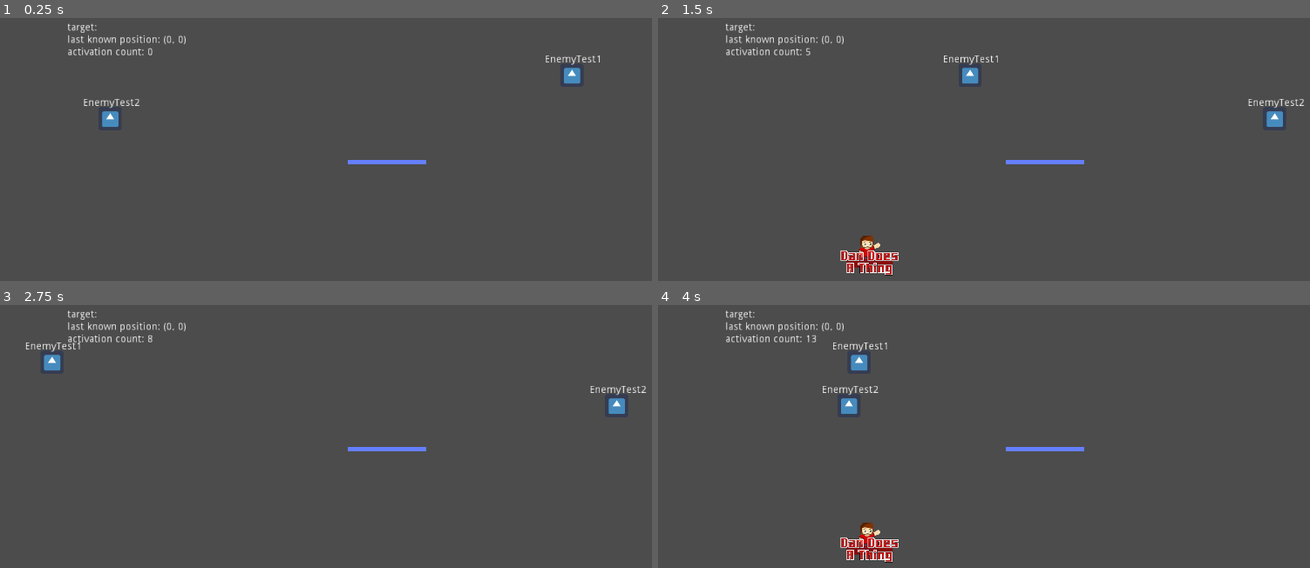
Above: before the commit, frames 1-4 (two rows, left to right).
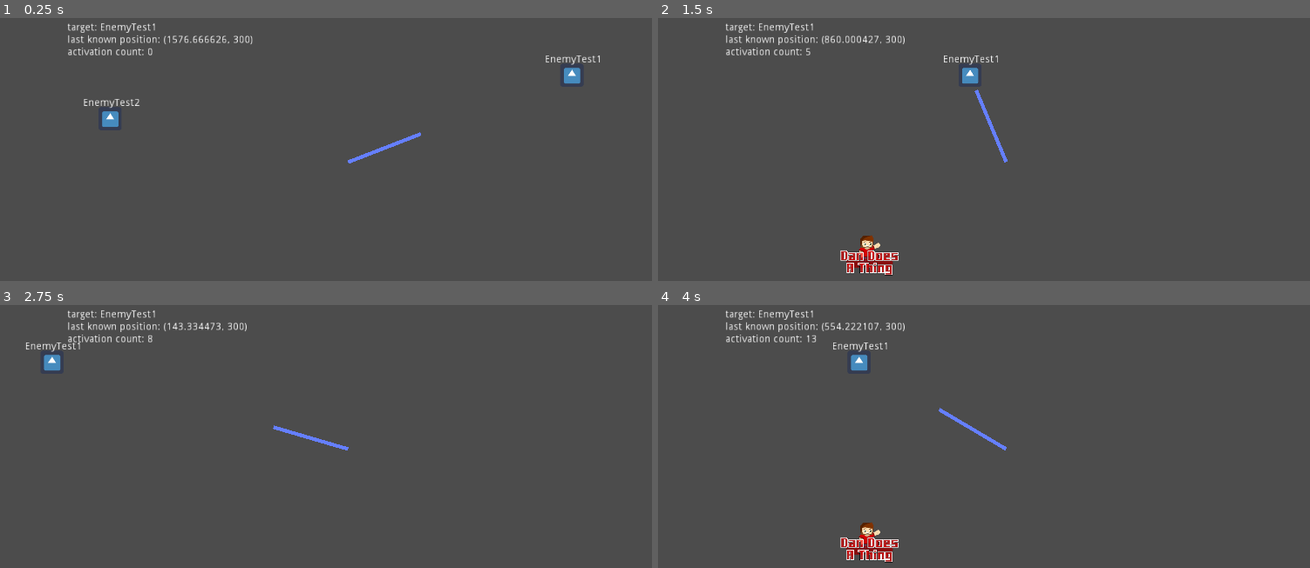
Above: after the commit, the same moments.

Repository: Boyquotes/ddat-gpf.entities
Game: Godot game, scene res://_testenv/tests_entity_ability/unit_ability_targeter/test_entab_target.tscn
Two runs of this game, one before a commit and one after it. Both use one fixed random seed, a clock stepped at 60 frames per second and the inputs below. This scene is started directly instead of the project's main scene. The engine's default icon, where the game draws it, is replaced by a stand-in: a white triangle on a blue panel in a dark square.
Inputs (mouse positions are in pixels of both pictures, inside the frame that each line leads up to):
- Up to frame 1 (0.25 s): no input
- Up to frame 2 (1.5 s): tap Enter (ui_accept) at 0.5, 0.6, 0.77, 1.07, 1.35 s; move the mouse to (1160, 141) at 0.52 s; hold Right (ui_right) 0.53-1.28 s; move the mouse to (866, 181) at 1.27 s; hold Down (ui_down) from 1.28 s (still down)
- Up to frame 3 (2.75 s): tap Enter (ui_accept) at 1.52, 1.82, 2.1 s; move the mouse to (417, 362) at 2.02 s; release Down (ui_down) at 2.03 s; hold Right (ui_right) from 2.03 s (still down)
- Up to frame 4 (4 s): move the mouse to (970, 528) at 2.77 s; release Right (ui_right) at 2.78 s; hold Up (ui_up) 2.78-3.53 s; tap Enter (ui_accept) at 2.85, 3.02, 3.32, 3.6, 3.77 s; move the mouse to (1212, 507) at 3.52 s; hold Left (ui_left) from 3.53 s (still down)

The runs differ from the first frame. In frame 1, 0.6% of the frame differs, in the area x 15-66%, y 1-56%; in frame 2, 0.9%; in frame 3, 0.9%, in the area x 15-100%, y 1-56%; in frame 4, 0.9%.

Commit message:
testenv changes and renames

Diff:
--- /dev/null
+++ b/_testenv/tests_entity_ability/unit_ability_controller/test_entab_ability_ext.gd
@@ -0,0 +1,14 @@
+extends Node2D
+
+
+##############################################################################
+
+onready var debug_label = $DebugLabel
+
+func _ready():
+	pass
+
+
+
+func _on_AbilityController_activate_ability():
+	print("test activate")
--- /dev/null
+++ b/_testenv/tests_entity_ability/unit_ability_controller/test_entab_ability_ext.tscn
@@ -0,0 +1,77 @@
+[gd_scene load_steps=9 format=2]
+
+[ext_resource path="res://_testenv/tests_entity_ability/unit_ability_controller/test_entab_ability_ext.gd" type="Script" id=1]
+[ext_resource path="res://_dev/ddat_icon.png" type="Texture" id=2]
+[ext_resource path="res://_dev/icon.png" type="Texture" id=3]
+[ext_resource path="res://_testenv/tests_entity_ability/unit_ability_controller/test_entity_area_scene.tscn" type="PackedScene" id=4]
+[ext_resource path="res://src/ddat-gpf/entity_systems/entity_ability/class_ability_controller.gd" type="Script" id=5]
+[ext_resource path="res://src/ddat-gpf/entity_systems/entity_ability/class_ability_targeter.gd" type="Script" id=6]
+[ext_resource path="res://src/ddat-gpf/entity_systems/classes/class_entity_area.gd" type="Script" id=7]
+[ext_resource path="res://src/ddat-gpf/entity_systems/entity_extensions/class_entity_spawner.gd" type="Script" id=8]
+
+[node name="EntityAbilityWeaponTest" type="Node2D"]
+script = ExtResource( 1 )
+
+[node name="SampleTargetSprite" type="Sprite" parent="."]
+visible = false
+position = Vector2( 334, 831 )
+texture = ExtResource( 2 )
+
+[node name="CenterOfScreen" type="Position2D" parent="."]
+position = Vector2( 960, 540 )
+
+[node name="AbilityController" type="Node2D" parent="CenterOfScreen"]
+script = ExtResource( 5 )
+use_ability_action = "ui_accept"
+target_clear_action = "ui_cancel"
+
+[node name="EntityAbilityTargeter" type="Area2D" parent="CenterOfScreen/AbilityController"]
+position = Vector2( -960, -540 )
+script = ExtResource( 6 )
+update_frequency = 0.01
+reticule_mode = 1
+path_to_reticule_sprite = NodePath("Reticule")
+
+[node name="Reticule" type="Sprite" parent="CenterOfScreen/AbilityController/EntityAbilityTargeter"]
+visible = false
+self_modulate = Color( 1, 0.392157, 0.392157, 1 )
+position = Vector2( 1200, 540 )
+scale = Vector2( 0.25, 0.25 )
+texture = ExtResource( 2 )
+
+[node name="EntitySpawner" type="Position2D" parent="CenterOfScreen/AbilityController"]
+script = ExtResource( 8 )
+entity_path = NodePath("EntityArea")
+entity_area_scene = ExtResource( 4 )
+
+[node name="EntityArea" type="Area2D" parent="CenterOfScreen/AbilityController/EntitySpawner"]
+visible = false
+script = ExtResource( 7 )
+
+[node name="Sprite" type="Sprite" parent="CenterOfScreen/AbilityController/EntitySpawner/EntityArea"]
+self_modulate = Color( 1, 0.27451, 0.313726, 1 )
+scale = Vector2( 2, 2 )
+texture = ExtResource( 3 )
+
+[node name="RotTargetLine" type="Line2D" parent="CenterOfScreen"]
+points = PoolVector2Array( 0, 0, 215, 0 )
+
+[node name="DebugLabel" type="Label" parent="."]
+margin_left = 186.0
+margin_top = 155.0
+margin_right = 226.0
+margin_bottom = 169.0
+rect_scale = Vector2( 2, 2 )
+
+[node name="EnemyTest1" type="Sprite" parent="."]
+visible = false
+texture = ExtResource( 3 )
+
+[node name="EnemyTest2" type="Sprite" parent="."]
+visible = false
+texture = ExtResource( 3 )
+
+[node name="Tween" type="Tween" parent="."]
+
+[connection signal="activate_ability" from="CenterOfScreen/AbilityController" to="." method="_on_AbilityController_activate_ability"]
+[connection signal="activate_ability" from="CenterOfScreen/AbilityController" to="CenterOfScreen/AbilityController/EntitySpawner" method="spawn"]
--- a/_testenv/tests_entity_ability/unit_ability_controller/test_entab_weapon.gd
+++ /dev/null
@@ -1,64 +0,0 @@
-extends Node2D
-
-
-##############################################################################
-
-onready var rot_target_line = $CenterOfScreen/RotTargetLine
-onready var debug_label = $DebugLabel
-onready var tween_node = $Tween
-onready var enemy_test_1 = $EnemyTest1
-onready var enemy_test_2 = $EnemyTest2
-
-
-# TEST OUTCOMES
-# input activated has a minimum cooldown/delay it seems < SOLVED*
-# *relates to activation cap per frame, default should probably be higher
-# input toggled works
-# input confirmed press needs to unset after successful activate < FIXED
-# input confirmed hold works
-
-func _ready():
-	tween_node.connect("tween_all_completed", self, "restart_tween_test")
-	restart_tween_test()
-	enemy_test_1.add_to_group("groupstring_enemy")
-	enemy_test_2.add_to_group("groupstring_enemy")
-
-
-var tween_reverse_state := false
-var test1_positions = [Vector2(0, 300), Vector2(1720, 300)]
-var test2_positions = [Vector2(1700, 420), Vector2(0, 420)]
-func restart_tween_test():
-	var test1 =\
-			[test1_positions[0], test1_positions[1]] if\
-			tween_reverse_state else\
-			[test1_positions[1], test1_positions[0]]
-	var test2 =\
-			[test2_positions[0], test2_positions[1]] if\
-			tween_reverse_state else\
-			[test2_positions[1], test2_positions[0]]
-
-	tween_reverse_state = !tween_reverse_state
-	tween_node.interpolate_property(enemy_test_1,\
-			"global_position",
-			test1[0], test1[1],
-			3.0, Tween.TRANS_LINEAR, Tween.EASE_IN_OUT)
-	tween_node.interpolate_property(enemy_test_2,\
-			"global_position",
-			test2[0], test2[1],
-			1.4, Tween.TRANS_LINEAR, Tween.EASE_IN_OUT)
-	tween_node.start()
-
-var ability_activation_count = 0
-func _on_EntityAbilityController_activate_ability():
-	ability_activation_count += 1
-	print("ability activated, count: {x}".format({"x": ability_activation_count}))
-
-
-func _on_EntityAbilityTargeter_update_target(arg_target_position):
-	rot_target_line.look_at(arg_target_position)
-#	rot_target_line.rotation = rot_target_line.global_position.angle_to(arg_target_position)
-	debug_label.text = str(arg_target_position)
-#	print("target_position is {tp}".format({"tp": arg_target_position}))
-
-#func _process(_arg_delta):
-#	rot_target_line.look_at(get_global_mouse_position())
--- a/_testenv/tests_entity_ability/unit_ability_controller/test_entab_weapon.tscn
+++ /dev/null
@@ -1,67 +0,0 @@
-[gd_scene load_steps=9 format=2]
-
-[ext_resource path="res://src/ddat-gpf/entity_systems/entity_ability/class_ability_controller.gd" type="Script" id=1]
-[ext_resource path="res://src/ddat-gpf/entity_systems/entity_ability/class_ability_targeter.gd" type="Script" id=2]
-[ext_resource path="res://_testenv/tests_entity_ability/unit_ability_controller/test_entity_area_scene.tscn" type="PackedScene" id=3]
-[ext_resource path="res://_dev/ddat_icon.png" type="Texture" id=4]
-[ext_resource path="res://_dev/icon.png" type="Texture" id=5]
-[ext_resource path="res://src/ddat-gpf/entity_systems/entity_extensions/class_entity_spawner.gd" type="Script" id=6]
-[ext_resource path="res://src/ddat-gpf/entity_systems/classes/class_entity_area.gd" type="Script" id=7]
-[ext_resource path="res://_testenv/tests_entity_ability/unit_ability_controller/test_entab_weapon.gd" type="Script" id=8]
-
-[node name="EntityAbilityWeaponTest" type="Node2D"]
-script = ExtResource( 8 )
-
-[node name="SampleTargetSprite" type="Sprite" parent="."]
-visible = false
-position = Vector2( 334, 831 )
-texture = ExtResource( 4 )
-
-[node name="CenterOfScreen" type="Position2D" parent="."]
-position = Vector2( 960, 540 )
-
-[node name="AbilityController" type="Node2D" parent="CenterOfScreen"]
-script = ExtResource( 1 )
-activation_mode = 1
-use_ability_action = "ui_accept"
-target_clear_action = "ui_cancel"
-
-[node name="EntityAbilityTargeter" type="Area2D" parent="CenterOfScreen/AbilityController"]
-position = Vector2( -960, -540 )
-script = ExtResource( 2 )
-selection_mode = 2
-update_frequency = 0.01
-
-[node name="EntitySpawner" type="Position2D" parent="CenterOfScreen/AbilityController"]
-script = ExtResource( 6 )
-entity_path = NodePath("EntityArea")
-entity_area_scene = ExtResource( 3 )
-
-[node name="EntityArea" type="Area2D" parent="CenterOfScreen/AbilityController/EntitySpawner"]
-visible = false
-script = ExtResource( 7 )
-
-[node name="Sprite" type="Sprite" parent="CenterOfScreen/AbilityController/EntitySpawner/EntityArea"]
-self_modulate = Color( 1, 0.27451, 0.313726, 1 )
-scale = Vector2( 2, 2 )
-texture = ExtResource( 5 )
-
-[node name="RotTargetLine" type="Line2D" parent="CenterOfScreen"]
-points = PoolVector2Array( 0, 0, 215, 0 )
-
-[node name="DebugLabel" type="Label" parent="."]
-margin_left = 186.0
-margin_top = 155.0
-margin_right = 226.0
-margin_bottom = 169.0
-rect_scale = Vector2( 2, 2 )
-
-[node name="EnemyTest1" type="Sprite" parent="."]
-texture = ExtResource( 5 )
-
-[node name="EnemyTest2" type="Sprite" parent="."]
-texture = ExtResource( 5 )
-
-[node name="Tween" type="Tween" parent="."]
-
-[connection signal="update_target" from="CenterOfScreen/AbilityController/EntityAbilityTargeter" to="." method="_on_EntityAbilityTargeter_update_target"]
--- a/_testenv/tests_entity_ability/unit_ability_targeter/test_entab_target.tscn
+++ b/_testenv/tests_entity_ability/unit_ability_targeter/test_entab_target.tscn
@@ -28,7 +28,8 @@
 
 [node name="EntityAbilityTargeter" type="Area2D" parent="CenterOfScreen/ActivationController"]
 script = ExtResource( 4 )
-selection_mode = 2
+target_node_selection = 1
+target_position_selection = 2
 update_frequency = 0.01
 reticule_mode = 1
 path_to_reticule_sprite = NodePath("TargetReticule")
--- a/src/ddat-gpf/entity_systems/entity_ability/class_ability_controller.gd
+++ b/src/ddat-gpf/entity_systems/entity_ability/class_ability_controller.gd
@@ -21,21 +21,27 @@
 
 # for ability warmup animations
 # only emitted if 'ability_warmup' is positive
+# warning-ignore:unused_signal
 signal warming_up(warmup_remaining)
 # for ui elements and ability cooldown animations
 # only emitted if 'ability_cooldown' is positive
+# warning-ignore:unused_signal
 signal cooling_down(cooldown_remaining)
 # indicates that the ability is about to fire
 # only emitted if 'ability_warmup' is positive
+# warning-ignore:unused_signal
 signal ability_warmup_finished()
 # indicates that the ability can be used again
 # only emitted if 'ability_cooldown' is positive
+# warning-ignore:unused_signal
 signal ability_cooldown_finished()
 # emitted alongside activate_ability, for ui elements to track usage remaining
 # only emitted if 'max_usages' property is nil or positive
+# warning-ignore:unused_signal
 signal ability_use_spent(uses_remaining)
 # emitted when a usage is refreshed, for ui elements
 # only emitted if 'refresh_usages_time' and 'usages_refresh_amount' are valid
+# warning-ignore:unused_signal
 signal ability_use_refreshed(uses_refreshed)
 
 # how the usage refresh properties work
@@ -121,6 +127,7 @@
 # shadowed from activation controller to check conditions before activation
 func activate():
 	pass
+	.activate()
 
 
 ##############################################################################
--- a/src/ddat-gpf/entity_systems/entity_ability/class_ability_targeter.gd
+++ b/src/ddat-gpf/entity_systems/entity_ability/class_ability_targeter.gd
@@ -30,6 +30,9 @@
 # if using a non-sprite reticule you can connect this signal to the node
 # for when to show the reticule
 signal change_reticule_visibility(is_visible)
+
+#//TODO
+# update_target_reference should only be emitted if target changed?
 
 #//TODO - is this unused now?
 # the target data to gather and update
